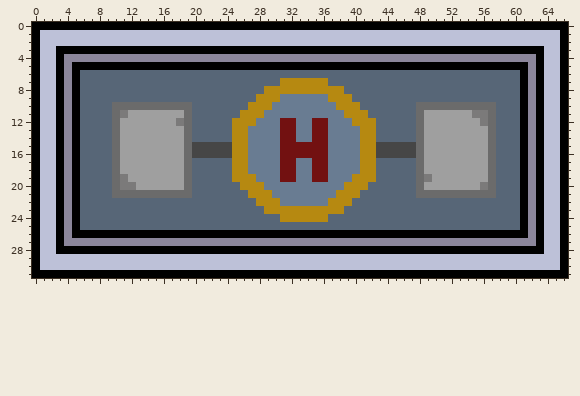
File history of a sprite sheet, Sneks/Resources/building3.png. That is the earlier state.
The file is 67x32 pixels. Colours within 5 levels of each other are drawn and written as one.
The same view after the edit:
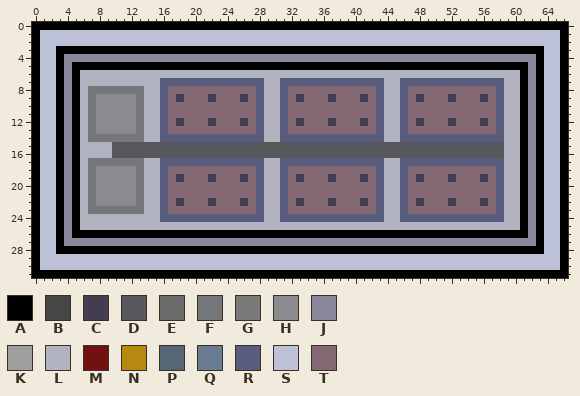
Palette (. is transparent): A #000000  B #464646  C #423d52  D #56575a  E #6b6b6b  F #75767a  G #7b7a7a  H #8b8b8f  J #8b869b  K #9f9f9f  L #b1b3c1  M #721111  N #b68911  P #576677  Q #697c92  R #585c7d  S #bdc1d8  T #846874
Change:
@@ x 0..66 @@
  5 ASSAJAAAAAAAAAAAAAAAAAAAAAAAAAAAAAAAAAAAAAAAAAAAAAAAAAAAAAAAAAJASSA
- 6 ASSAJAPPPPPPPPPPPPPPPPPPPPPPPPPPPPPPPPPPPPPPPPPPPPPPPPPPPPPPPAJASSA
- 7 ASSAJAPPPPPPPPPPPPPPPPPPPPPPPPPNNNNNNPPPPPPPPPPPPPPPPPPPPPPPPAJASSA
- 8 ASSAJAPPPPPPPPPPPPPPPPPPPPPPPNNNNNNNNNNPPPPPPPPPPPPPPPPPPPPPPAJASSA
- 9 ASSAJAPPPPPPPPPPPPPPPPPPPPPPNNNQQQQQQNNNPPPPPPPPPPPPPPPPPPPPPAJASSA
-10 ASSAJAPPPPEEEEEEEEEEPPPPPPPNNNQQQQQQQQNNNPPPPPPPEEEEEEEEEEPPPAJASSA
-11 ASSAJAPPPPEGKKKKKKKEPPPPPPNNNQQQQQQQQQQNNNPPPPPPEKKKKKKGGEPPPAJASSA
-12 ASSAJAPPPPEKKKKKKKGEPPPPPNNNQQQMMQQMMQQQNNNPPPPPEKKKKKKKGEPPPAJASSA
-13 ASSAJAPPPPEKKKKKKKKEPPPPPNNQQQQMMQQMMQQQQNNPPPPPEKKKKKKKKEPPPAJASSA
-14 ASSAJAPPPPEKKKKKKKKEPPPPPNNQQQQMMQQMMQQQQNNPPPPPEKKKKKKKKEPPPAJASSA
-15 ASSAJAPPPPEKKKKKKKKEBBBBBNNQQQQMMMMMMQQQQNNBBBBBEKKKKKKKKEPPPAJASSA
-16 ASSAJAPPPPEKKKKKKKKEBBBBBNNQQQQMMMMMMQQQQNNBBBBBEKKKKKKKKEPPPAJASSA
-17 ASSAJAPPPPEKKKKKKKKEPPPPPNNQQQQMMQQMMQQQQNNPPPPPEKKKKKKKKEPPPAJASSA
-18 ASSAJAPPPPEKKKKKKKKEPPPPPNNQQQQMMQQMMQQQQNNPPPPPEKKKKKKKKEPPPAJASSA
-19 ASSAJAPPPPEGKKKKKKKEPPPPPNNNQQQMMQQMMQQQNNNPPPPPEGKKKKKKKEPPPAJASSA
-20 ASSAJAPPPPEGGKKKKKKEPPPPPPNNNQQQQQQQQQQNNNPPPPPPEKKKKKKKGEPPPAJASSA
-21 ASSAJAPPPPEEEEEEEEEEPPPPPPPNNNQQQQQQQQNNNPPPPPPPEEEEEEEEEEPPPAJASSA
-22 ASSAJAPPPPPPPPPPPPPPPPPPPPPPNNNQQQQQQNNNPPPPPPPPPPPPPPPPPPPPPAJASSA
-23 ASSAJAPPPPPPPPPPPPPPPPPPPPPPPNNNNNNNNNNPPPPPPPPPPPPPPPPPPPPPPAJASSA
-24 ASSAJAPPPPPPPPPPPPPPPPPPPPPPPPPNNNNNNPPPPPPPPPPPPPPPPPPPPPPPPAJASSA
-25 ASSAJAPPPPPPPPPPPPPPPPPPPPPPPPPPPPPPPPPPPPPPPPPPPPPPPPPPPPPPPAJASSA
+ 6 ASSAJALLLLLLLLLLLLLLLLLLLLLLLLLLLLLLLLLLLLLLLLLLLLLLLLLLLLLLLAJASSA
+ 7 ASSAJALLLLLLLLLLRRRRRRRRRRRRRLLRRRRRRRRRRRRRLLRRRRRRRRRRRRRLLAJASSA
+ 8 ASSAJALFFFFFFFLLRTTTTTTTTTTTRLLRTTTTTTTTTTTRLLRTTTTTTTTTTTRLLAJASSA
+ 9 ASSAJALFHHHHHFLLRTCTTTCTTTCTRLLRTCTTTCTTTCTRLLRTCTTTCTTTCTRLLAJASSA
+10 ASSAJALFHHHHHFLLRTTTTTTTTTTTRLLRTTTTTTTTTTTRLLRTTTTTTTTTTTRLLAJASSA
+11 ASSAJALFHHHHHFLLRTTTTTTTTTTTRLLRTTTTTTTTTTTRLLRTTTTTTTTTTTRLLAJASSA
+12 ASSAJALFHHHHHFLLRTCTTTCTTTCTRLLRTCTTTCTTTCTRLLRTCTTTCTTTCTRLLAJASSA
+13 ASSAJALFHHHHHFLLRTTTTTTTTTTTRLLRTTTTTTTTTTTRLLRTTTTTTTTTTTRLLAJASSA
+14 ASSAJALFFFFFFFLLRRRRRRRRRRRRRLLRRRRRRRRRRRRRLLRRRRRRRRRRRRRLLAJASSA
+15 ASSAJALLLLDDDDDDDDDDDDDDDDDDDDDDDDDDDDDDDDDDDDDDDDDDDDDDDDDLLAJASSA
+16 ASSAJALLLLDDDDDDDDDDDDDDDDDDDDDDDDDDDDDDDDDDDDDDDDDDDDDDDDDLLAJASSA
+17 ASSAJALFFFFFFFLLRRRRRRRRRRRRRLLRRRRRRRRRRRRRLLRRRRRRRRRRRRRLLAJASSA
+18 ASSAJALFHHHHHFLLRTTTTTTTTTTTRLLRTTTTTTTTTTTRLLRTTTTTTTTTTTRLLAJASSA
+19 ASSAJALFHHHHHFLLRTCTTTCTTTCTRLLRTCTTTCTTTCTRLLRTCTTTCTTTCTRLLAJASSA
+20 ASSAJALFHHHHHFLLRTTTTTTTTTTTRLLRTTTTTTTTTTTRLLRTTTTTTTTTTTRLLAJASSA
+21 ASSAJALFHHHHHFLLRTTTTTTTTTTTRLLRTTTTTTTTTTTRLLRTTTTTTTTTTTRLLAJASSA
+22 ASSAJALFHHHHHFLLRTCTTTCTTTCTRLLRTCTTTCTTTCTRLLRTCTTTCTTTCTRLLAJASSA
+23 ASSAJALFFFFFFFLLRTTTTTTTTTTTRLLRTTTTTTTTTTTRLLRTTTTTTTTTTTRLLAJASSA
+24 ASSAJALLLLLLLLLLRRRRRRRRRRRRRLLRRRRRRRRRRRRRLLRRRRRRRRRRRRRLLAJASSA
+25 ASSAJALLLLLLLLLLLLLLLLLLLLLLLLLLLLLLLLLLLLLLLLLLLLLLLLLLLLLLLAJASSA
 26 ASSAJAAAAAAAAAAAAAAAAAAAAAAAAAAAAAAAAAAAAAAAAAAAAAAAAAAAAAAAAAJASSA
Pixel boxes of the changes (left, top, right, bottom) in both pictures:
changed: (80, 70, 520, 230)
